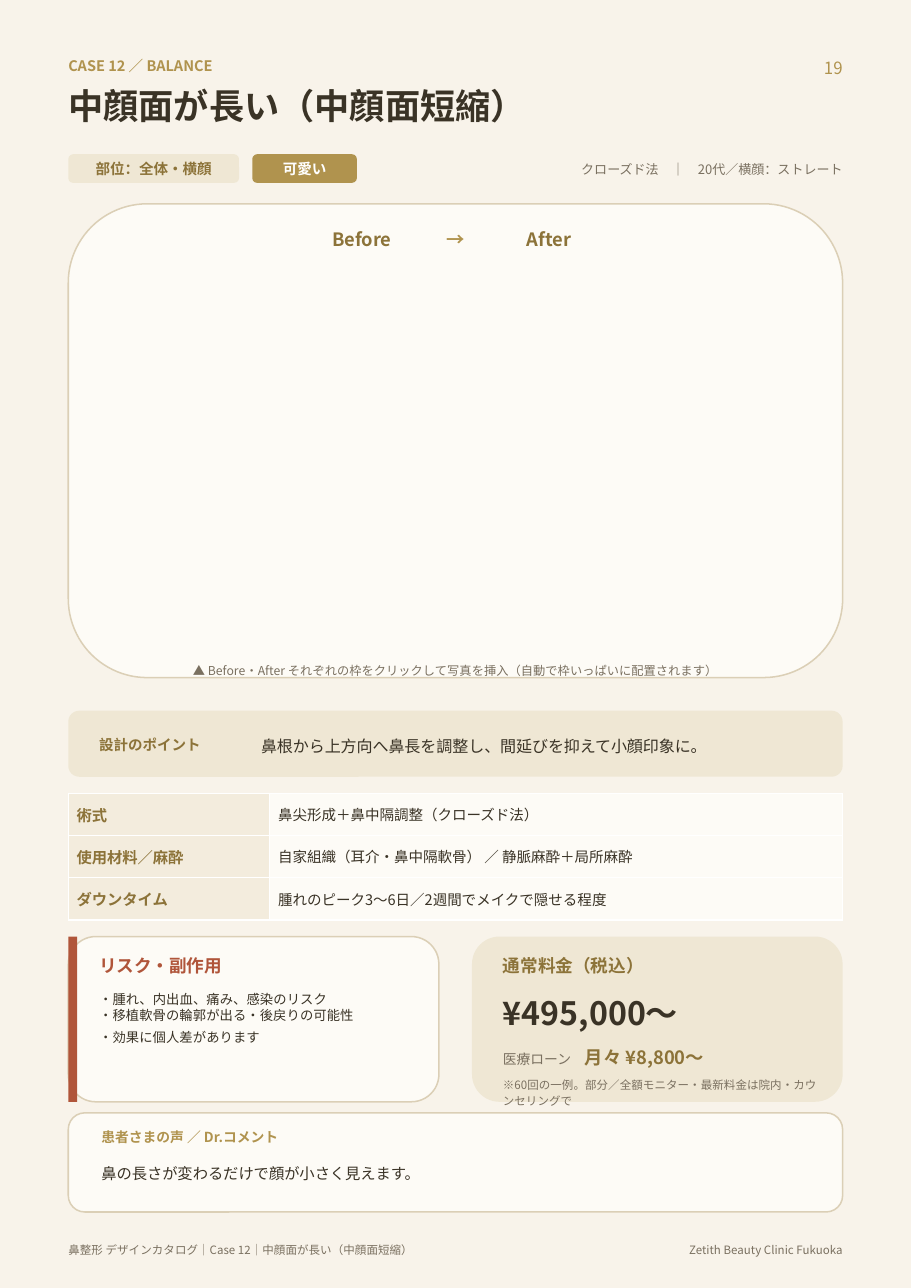
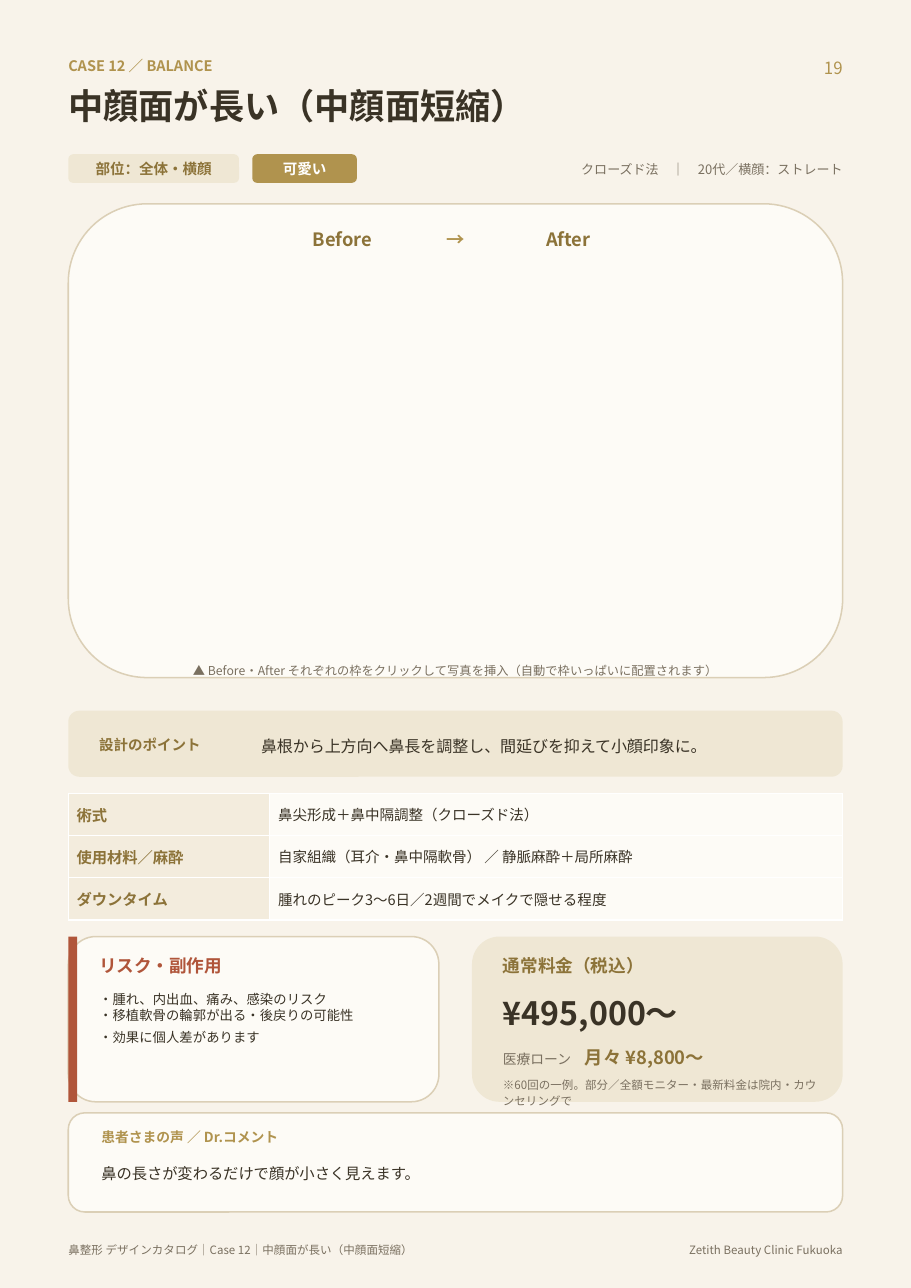
Before and after one commit to hidekkobonba/nosejob, a slide deck: slide 20 of 鼻整形_デザインカタログ.pptx. Drawn at 911x1288 pixels with LibreOffice and Linux fonts; fonts in the diff are those of the drawing. Boxes give left, top, right and bottom in pixels: in the first picture for what was removed or moved away, otherwise in the second. Text is boxed around its words. In the diff, an @@ line names an element or a change of style, - is before the commit and + after.

```diff
--- a/鼻整形_デザインカタログ.pptx
+++ b/鼻整形_デザインカタログ.pptx
@@ text "Before": place and size @@
-text "Before" at <box>332,231,392,246</box>
+text "Before" at <box>313,231,373,246</box>
@@ text "→" rewrapped from <box>269,226,643,259</box> to <box>249,226,662,259</box> @@
@@ text "After": place and size @@
-text "After" at <box>527,231,571,247</box>
+text "After" at <box>546,231,590,247</box>
```
Also in this commit, not shown: 15 other slides changed.
